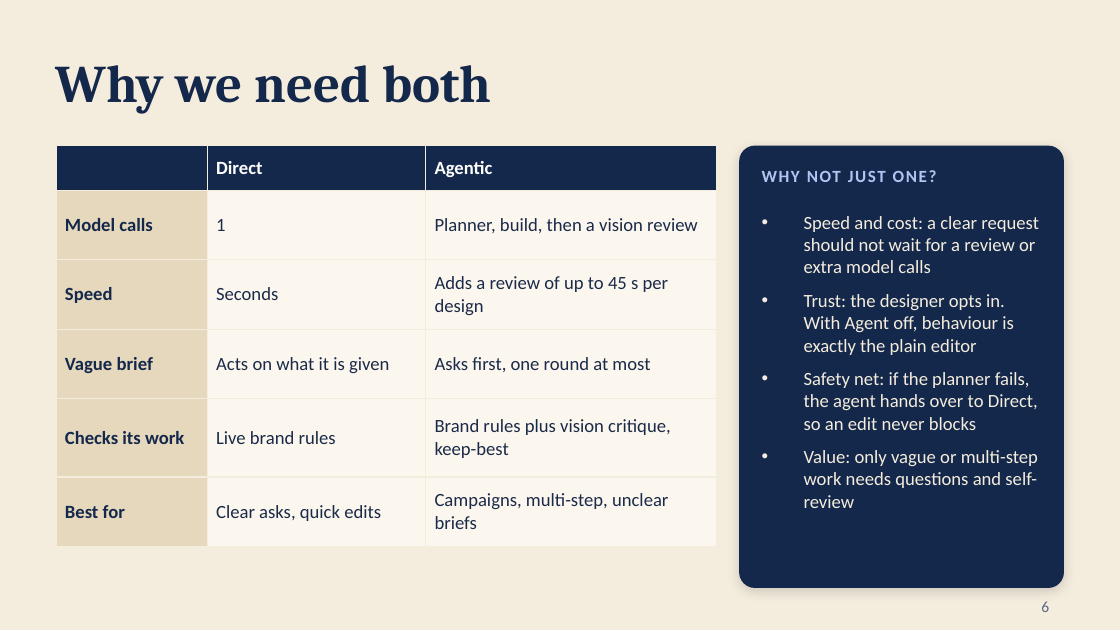
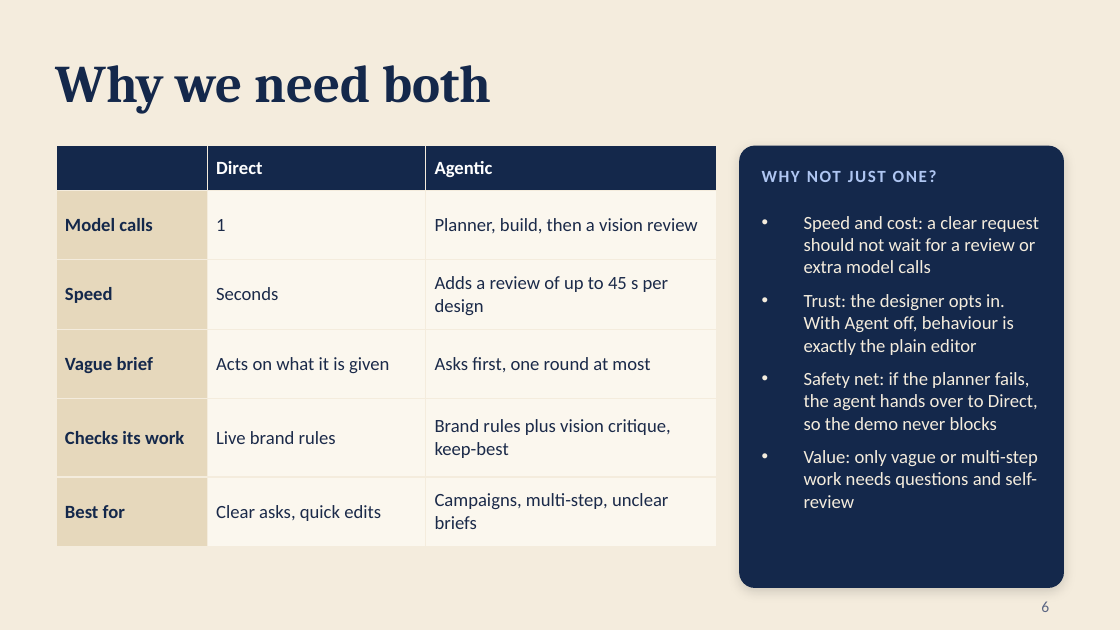
Before and after one commit to sreekarp/crux-ad-editor, a slide deck: slide 6 of docs/Xero-Copilot-Blue-Beige.pptx. Drawn at 1120x630 pixels with LibreOffice and Linux fonts; fonts in the diff are those of the drawing. Boxes give left, top, right and bottom in pixels: in the first picture for what was removed or moved away, otherwise in the second. Text is boxed around its words. In the diff, an @@ line names an element or a change of style, - is before the commit and + after.

```diff
--- a/docs/Xero-Copilot-Blue-Beige.pptx
+++ b/docs/Xero-Copilot-Blue-Beige.pptx
@@ text at box(804, 372, 1038, 430): text changed @@
-• Safety net: if the planner fails, the agent hands over to Direct, so an edit never blocks
+• Safety net: if the planner fails, the agent hands over to Direct, so the demo never blocks
```
Also in this commit, not shown: 3 other slides changed, 1 slide added.
